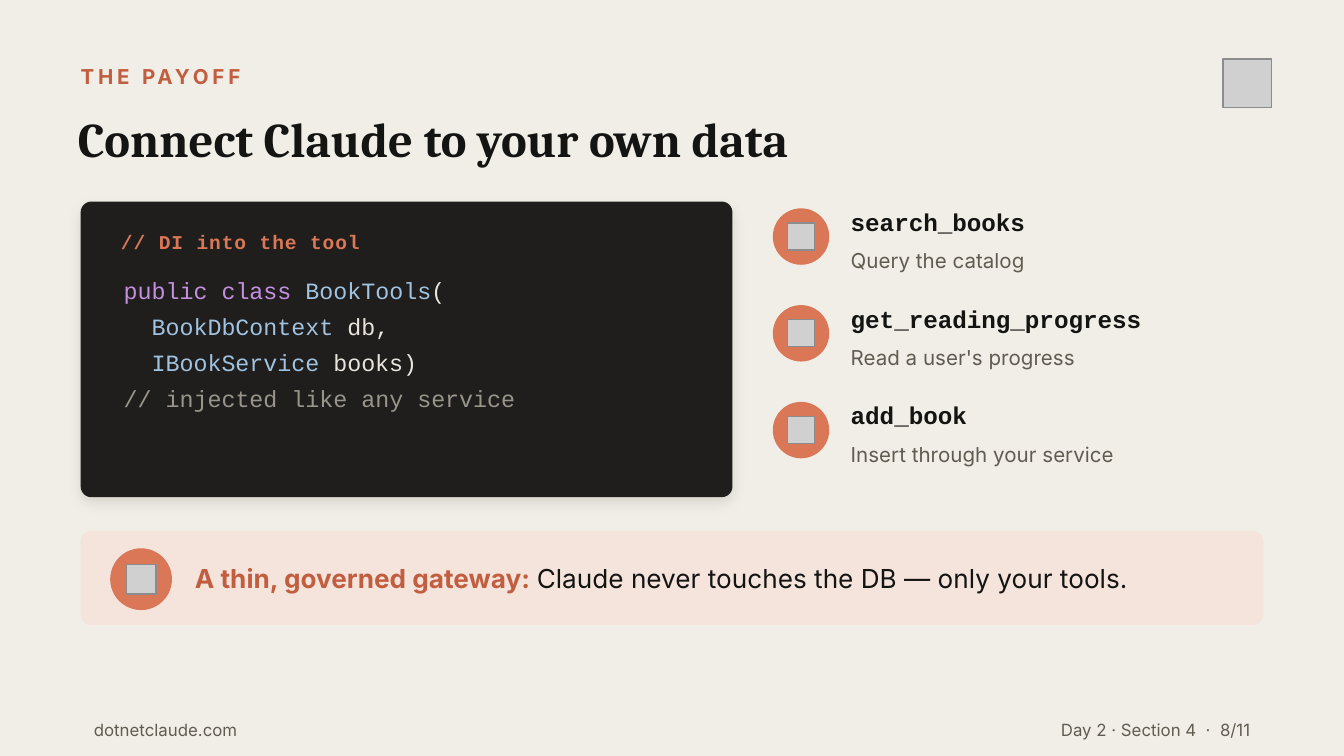
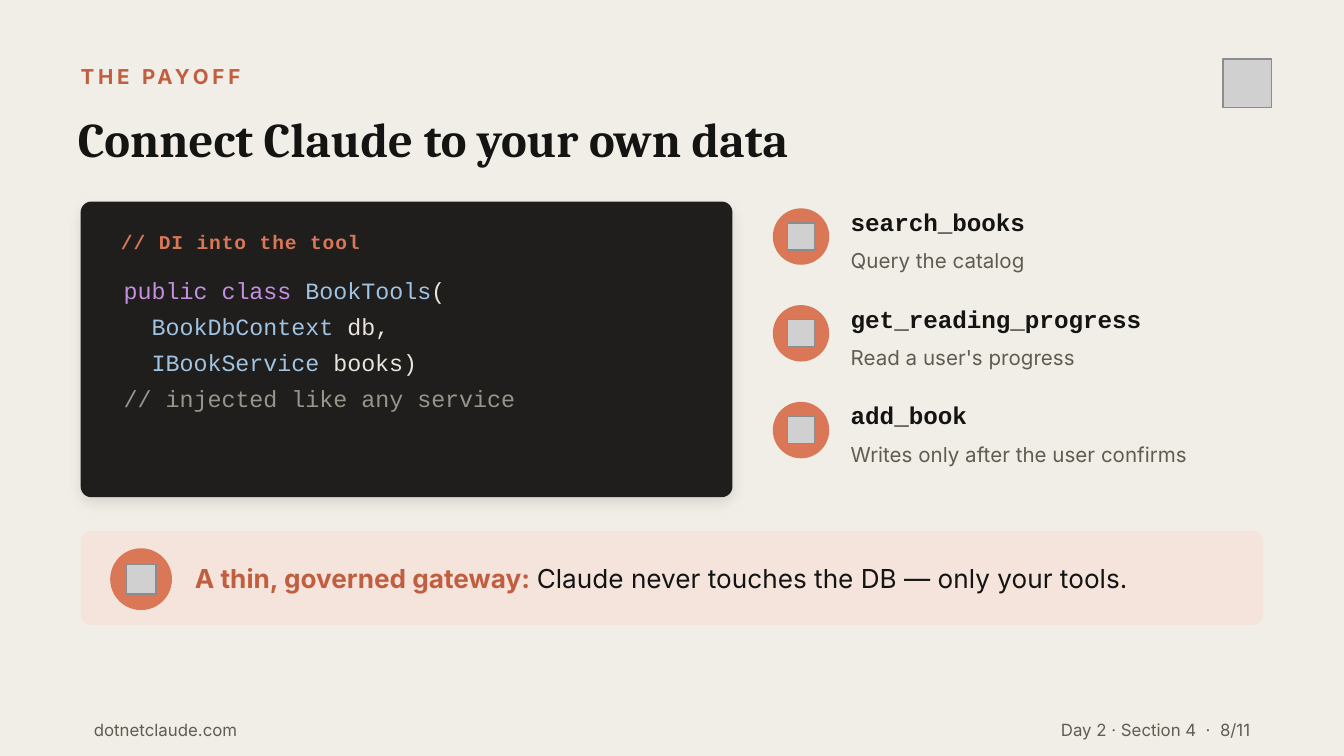
Before and after one commit to cwoodruff/dotnet-claude-workshop-content, a slide deck: slide 8 of decks/Day 2/Day2-Section4-MCP-Servers-CSharp.pptx. Drawn at 1344x756 pixels with LibreOffice and Linux fonts; fonts in the diff are those of the drawing; grey boxes stand for pictures. Boxes give left, top, right and bottom in pixels: in the first picture for what was removed or moved away, otherwise in the second. Text is boxed around its words. In the diff, an @@ line names an element or a change of style, - is before the commit and + after.

```diff
--- a/decks/Day 2/Day2-Section4-MCP-Servers-CSharp.pptx
+++ b/decks/Day 2/Day2-Section4-MCP-Servers-CSharp.pptx
@@ text at (851, 446, 1187, 466): text changed @@
-Insert through your service
+Writes only after the user confirms
```
Also in this commit, not shown: 45 other files.
